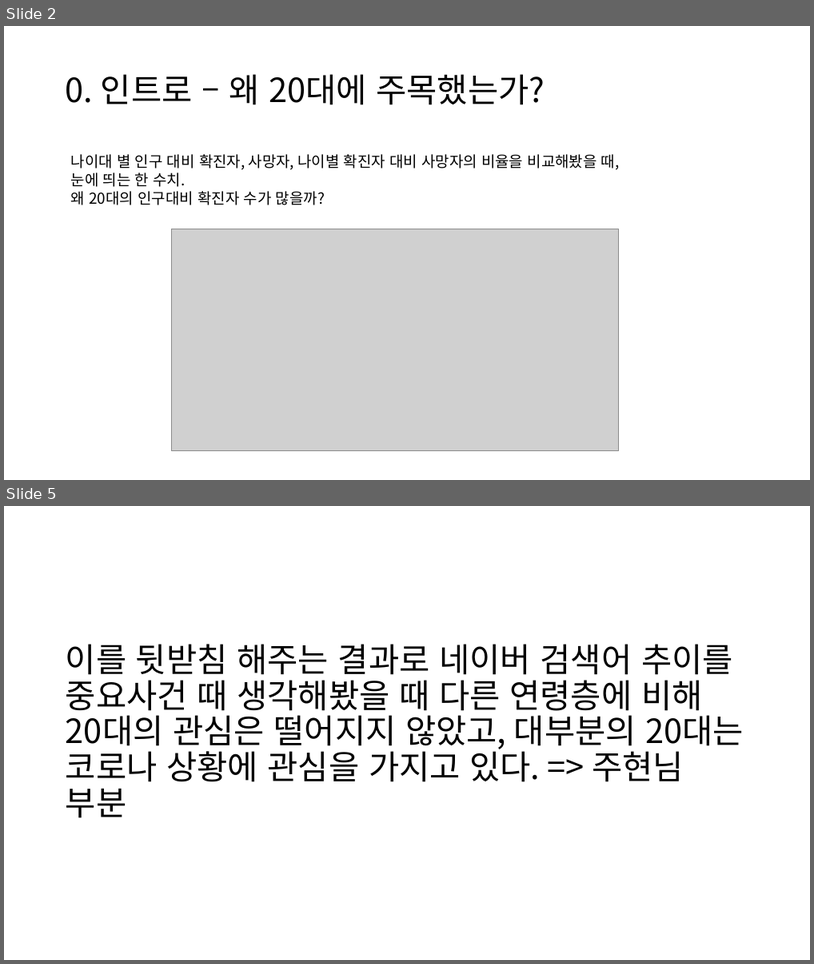
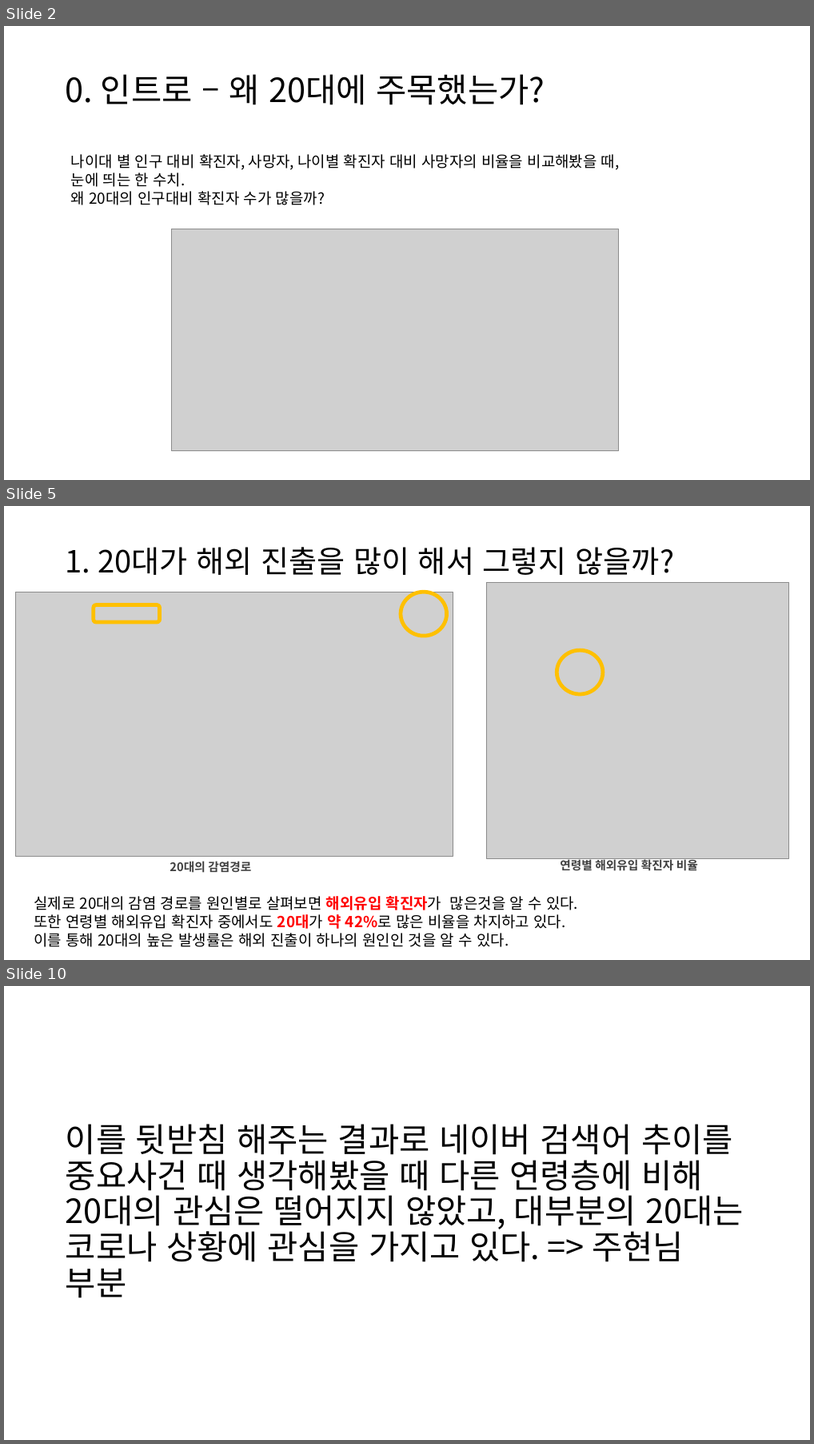
Before and after one commit to JooEHyeon/CORONA19_data_analysis, a slide deck: 최종합본.pptx. Shown one above the other, each under a label of ours: slides 2 and 5 before the commit, slides 2, 5 and 10 after it; the slides between them are not shown. The pictures are 814x964 and 814x1444 pixels, drawn with LibreOffice and Linux fonts; fonts in the diff are those of the drawing; grey boxes stand for pictures. Boxes give left, top, right and bottom in pixels: in the first picture for what was removed or moved away, otherwise in the second. Text is boxed around its words. In the diff, an @@ line names an element or a change of style, - is before the commit and + after.

```diff
--- a/최종합본.pptx
+++ b/최종합본.pptx
@@ slide 5 added at [4,506,810,960], background #FFFFFF @@
@@ text added at [66,547,675,575], 36.3 pt, text #000000 @@
+1. 20대가 해외 진출을 많이 해서 그렇지 않을까?
@@ picture added at [486,582,790,859] @@
@@ group added at [15,592,454,872]: 1 text, 1 picture, 1 ellipse, 1 rounded rectangle @@
+20대의 감염경로
@@ ellipse added at [557,650,603,694], outline #FFC000 4.5 pt @@
@@ text added at [560,858,698,873], 14 pt, text #404040, bold @@
+연령별 해외유입 확진자 비율
@@ text added at [34,896,578,947], 18 pt, text #000000 @@
+실제로 20대의 감염 경로를 원인별로 살펴보면 해외유입 확진자가 많은것을 알 수 있다.
+또한 연령별 해외유입 확진자 중에서도 20대가 약 42%로 많은 비율을 차지하고 있다.
+이를 통해 20대의 높은 발생률은 해외 진출이 하나의 원인인 것을 알 수 있다.
@@ what was slide 5 is now slide 10 @@
```
Also in this commit, not shown: 9 slides changed, 4 other slides added.
